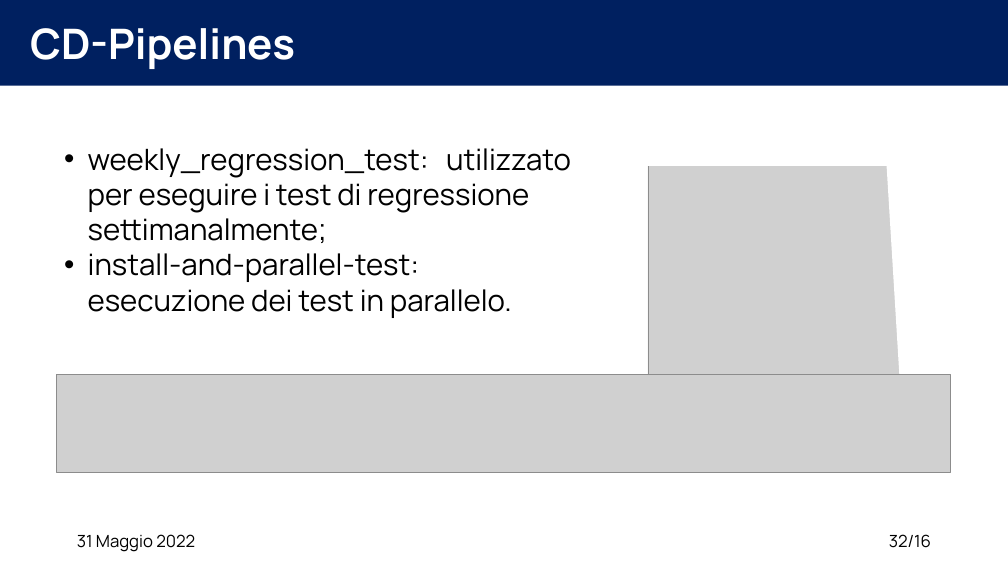
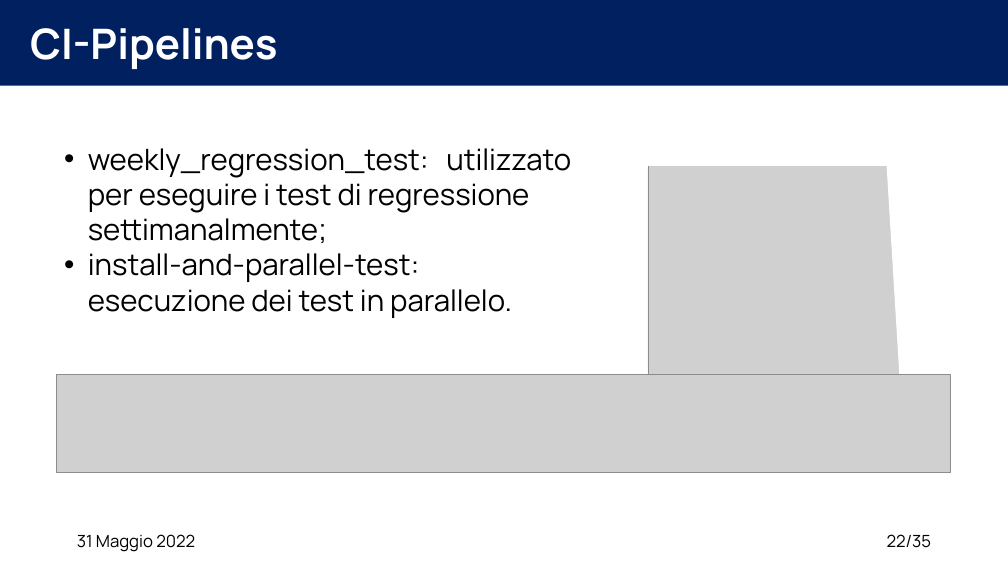
Before and after one commit to XidaZ3/MTSSAssignment3, a slide deck: slide 22 of MTSSAssignment3.pptx (slide 32 before the commit). Drawn at 1008x567 pixels with LibreOffice and Linux fonts; fonts in the diff are those of the drawing; grey boxes stand for pictures. Boxes give left, top, right and bottom in pixels: in the first picture for what was removed or moved away, otherwise in the second. Text is boxed around its words. In the diff, an @@ line names an element or a change of style, - is before the commit and + after.

```diff
--- a/MTSSAssignment3.pptx
+++ b/MTSSAssignment3.pptx
@@ title at (30,28,277,69): text changed @@
-CD-Pipelines
+CI-Pipelines
@@ page number at (887,534,932,548): text changed @@
-32/16
+22/35
```
Also in this commit, not shown: 19 other slides changed, 2 slides added, 2 slides removed, 2 other files.
